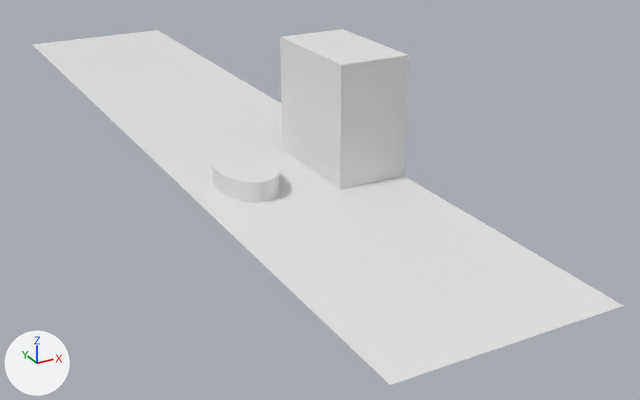
The Blender file 3dRun2/stage/blender/stage3.blend: old version first, new version second.
Before and after are seen from a 50 mm camera at (-35.9, -88.1, 32.6) aimed at (7.0, -10.1, -6.4). Arrows for +X, +Y and +Z are at lower left; the lights stay in place.

Objects in the first picture: 'ground', 'obstacle1', 'obstacle2'.
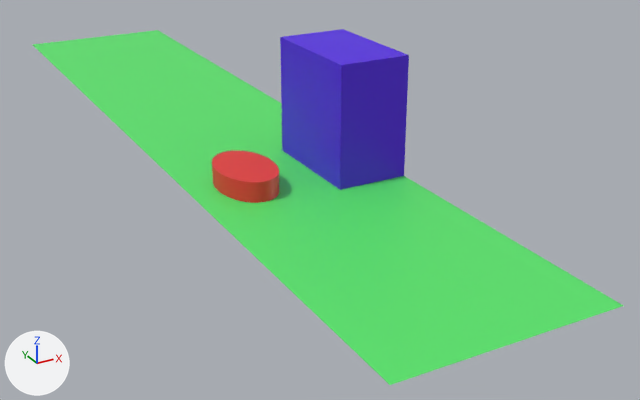
Edits to the scene script, one JSON object a line:
```json
{"op": "add", "block": "mat_マテリアル_002", "code": ["mat_マテリアル_002 = principled_material('マテリアル.002')", "mat_マテリアル_002.base_color = (0.8, 0.0408, 0.037)  # red #e73936"]}
{"op": "add", "block": "mat_マテリアル_001", "code": ["mat_マテリアル_001 = principled_material('マテリアル.001')", "mat_マテリアル_001.base_color = (0.0857, 0.00769, 0.801)  # purple #5315e7"]}
{"op": "add", "block": "mat_マテリアル", "code": ["mat_マテリアル = principled_material('マテリアル')", "mat_マテリアル.base_color = (0.1, 0.8, 0.15)  # green #59e76c"]}
{"block": "me_平面", "where": "me_平面.from_pydata(...)  # 4 vertices, 1 face; spans x -1.0..1.0, y -1.0..1.0, z 0.0"}
{"op": "add", "block": "me_平面", "code": "me_平面.materials.append(mat_マテリアル)  # green #59e76c"}
{"block": "me_立方体", "where": "me_立方体.from_pydata(...)  # 8 vertices, 6 faces; spans x -1.0..1.0, y -1.0..1.0, z -1.0..1.0"}
{"op": "add", "block": "me_立方体", "code": "me_立方体.materials.append(mat_マテリアル_001)  # purple #5315e7"}
{"block": "me_円柱", "where": "me_円柱.from_pydata(...)  # 1000 vertices, 502 faces; spans x -1.0..1.0, y -1.0..1.0, z -1.0..1.0"}
{"op": "add", "block": "me_円柱", "code": "me_円柱.materials.append(mat_マテリアル_002)  # red #e73936"}
```

Where the change shows, as pixel boxes [x1, y1, x2, y2] in the pictures (640 x 400 px):
```json
{"object": "ground", "change": "recoloured", "before": [32, 30, 623, 385], "after": [32, 30, 623, 385], "on screen": "white to green"}
{"object": "obstacle1", "change": "recoloured", "before": [280, 29, 409, 190], "after": [280, 29, 409, 190]}
{"object": "obstacle2", "change": "recoloured", "before": [212, 150, 279, 203], "after": [212, 150, 279, 203], "on screen": "white to red"}
```
